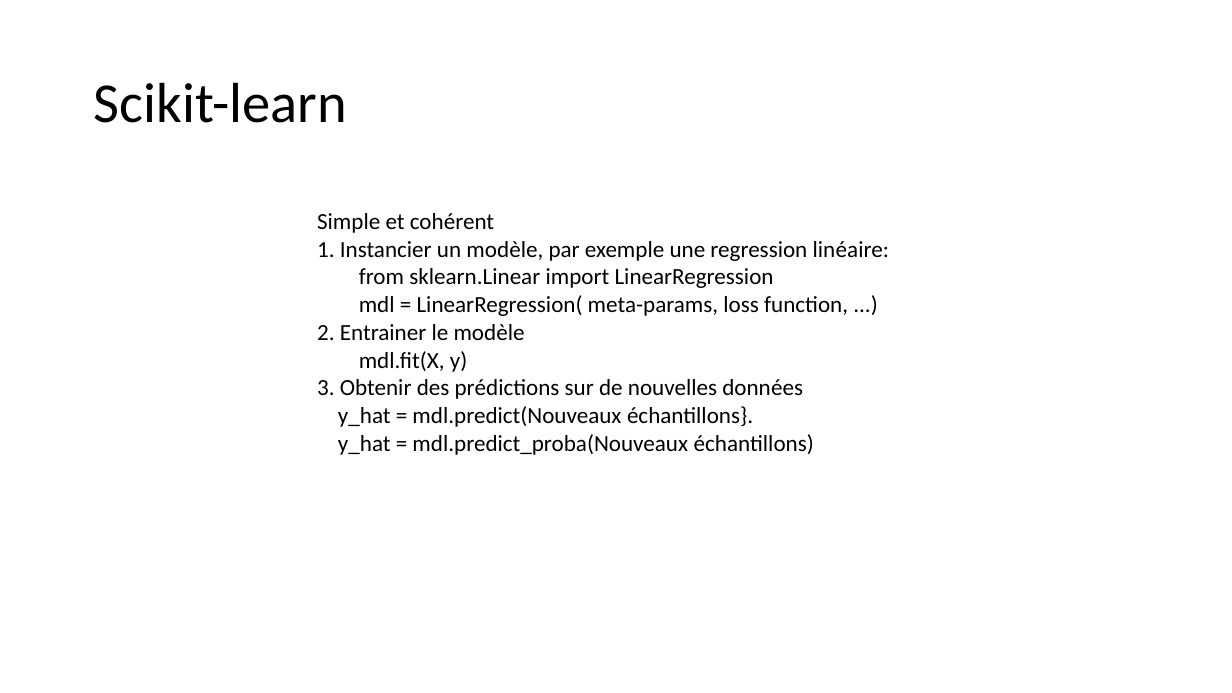
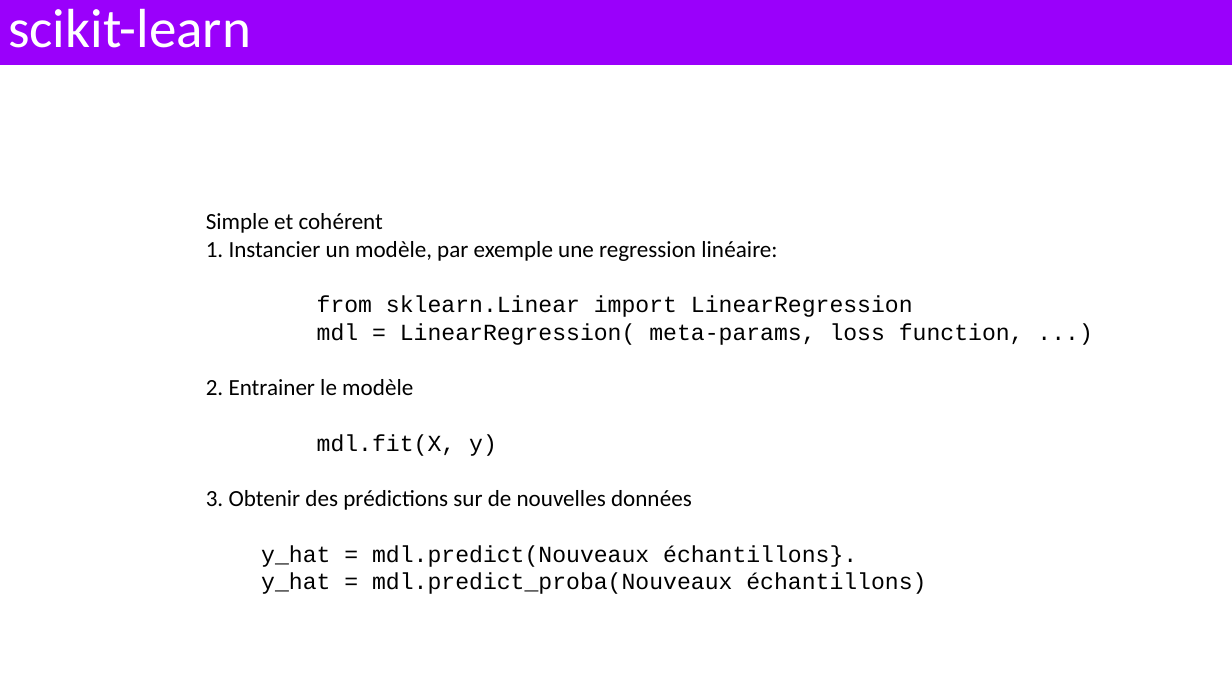
Before and after one commit to alexisperrier/XEmines_DataScience_2020, a slide deck: slide 23 of slides/XEM20_S1D5_biais_variance.pptx (slide 21 before the commit). Drawn at 1232x693 pixels with LibreOffice and Linux fonts; fonts in the diff are those of the drawing. Boxes give left, top, right and bottom in pixels: in the first picture for what was removed or moved away, otherwise in the second. Text is boxed around its words. In the diff, an @@ line names an element or a change of style, - is before the commit and + after.

```diff
--- a/slides/XEM20_S1D5_biais_variance.pptx
+++ b/slides/XEM20_S1D5_biais_variance.pptx
@@ rectangle "scikit-learn": place and size @@
-rectangle "scikit-learn" at (94,82,347,123)
+rectangle "scikit-learn" at (0,0,1232,65)
@@ rectangle "scikit-learn" at (0,0,1232,65): fill none to #9A00FB @@
@@ text in rectangle at (8,8,251,48): text changed; size 44 to 42.9 pt; text colour #000000 to #FFFFFF @@
-Scikit-learn
+scikit-learn
@@ text "Simple et cohérent": place and size @@
-text "Simple et cohérent" at (317,213,889,455)
+text "Simple et cohérent" at (206,213,1024,594)
@@ text at (261,295,1024,594): font Calibri to Courier New in "from sklearn.Linear import LinearRegression", "mdl = LinearRegression( meta-params, loss function, ...)", "mdl.fit(X, y)", "y_hat = mdl.predict(Nouveaux échantillons}." and 1 more places @@
```
Also in this commit, not shown: 16 other slides changed, 5 slides added, 2 slides removed, 7 other files.
